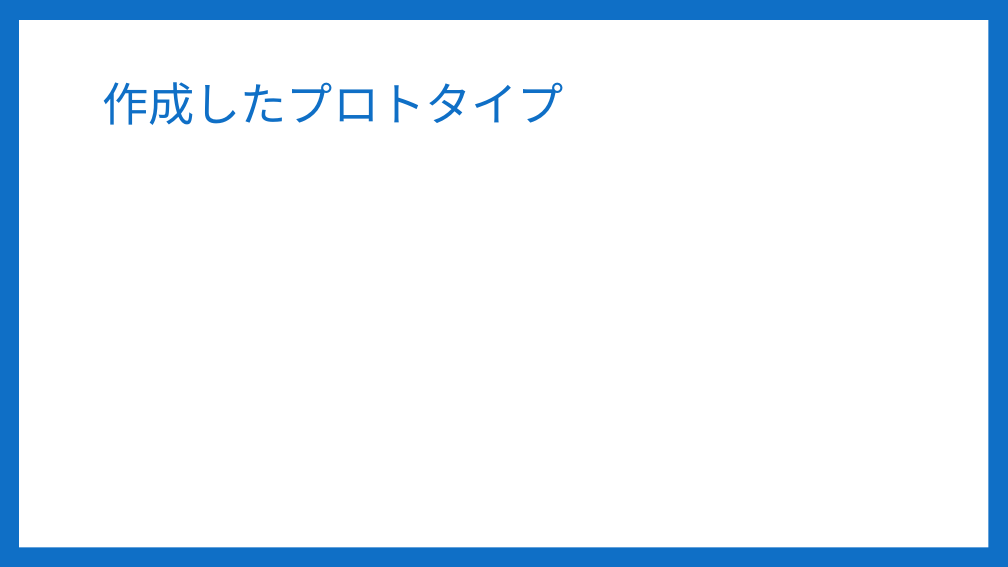
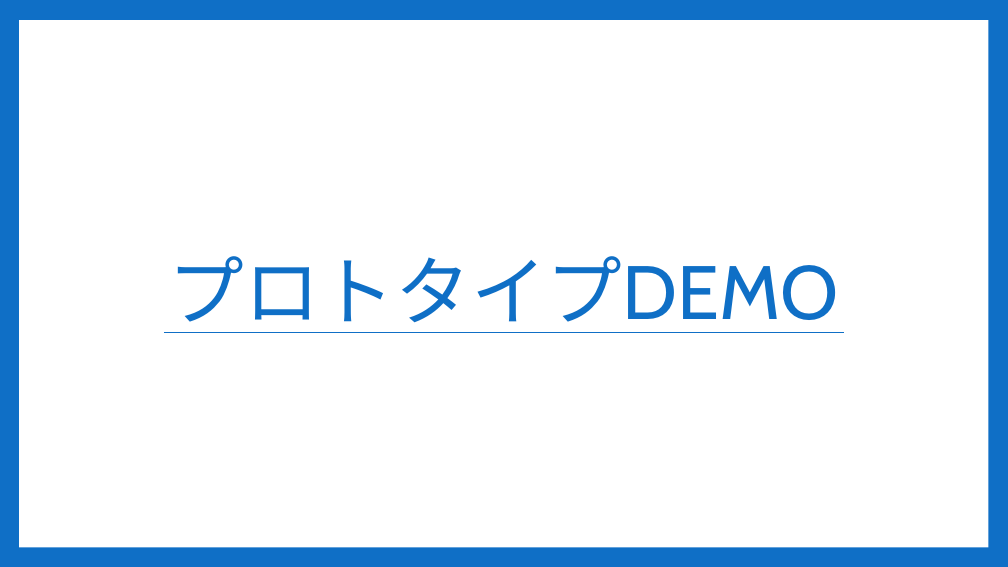
Before and after one commit to Sorarinu/ProjectP2016_F, a slide deck: slide 6 of production-idea/第2回中間発表改定２.pptx. Drawn at 1008x567 pixels with LibreOffice and Linux fonts; fonts in the diff are those of the drawing. Boxes give left, top, right and bottom in pixels: in the first picture for what was removed or moved away, otherwise in the second. Text is boxed around its words. In the diff, an @@ line names an element or a change of style, - is before the commit and + after.

```diff
--- a/production-idea/第2回中間発表改定２.pptx
+++ b/production-idea/第2回中間発表改定２.pptx
@@ title "プロトタイプDEMO" at [169,256,839,333]: vertical alignment middle to bottom @@
@@ title at [169,256,839,333]: text changed; size 44 to 72 pt @@
-作成したプロトタイプ
+プロトタイプDEMO
@@ line added from (164, 333) to (845, 333), #0F6FC6 0.79 pt @@
```
Also in this commit, not shown: 6 other slides changed.
